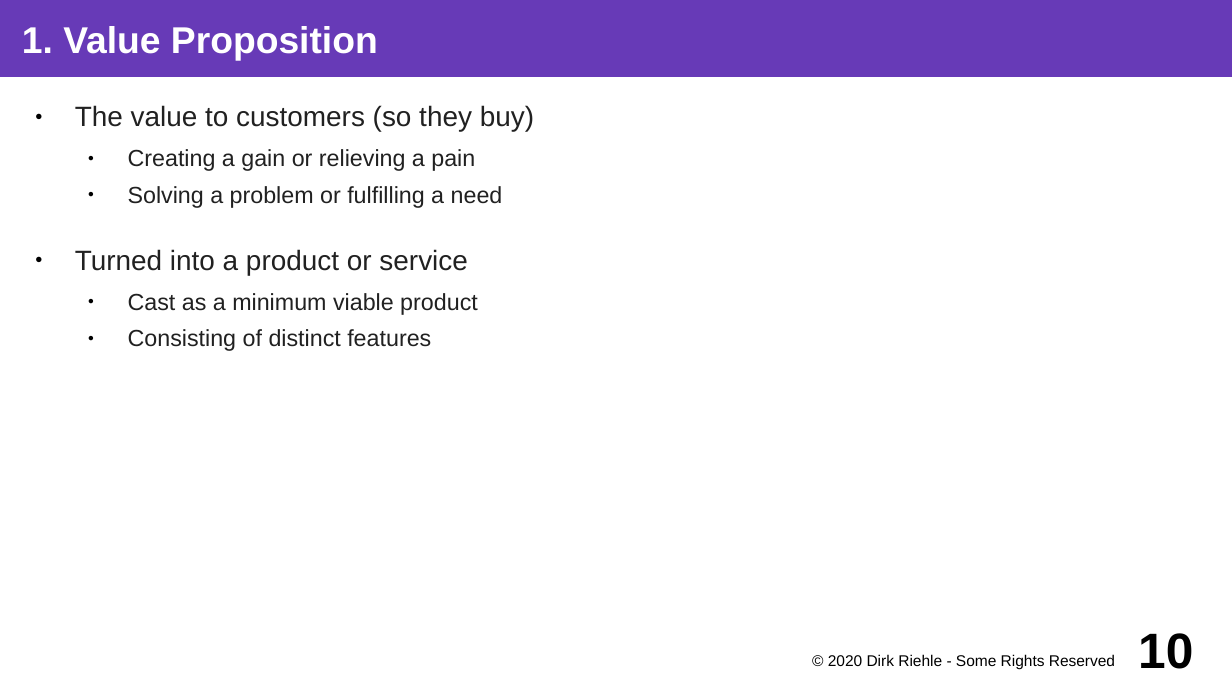
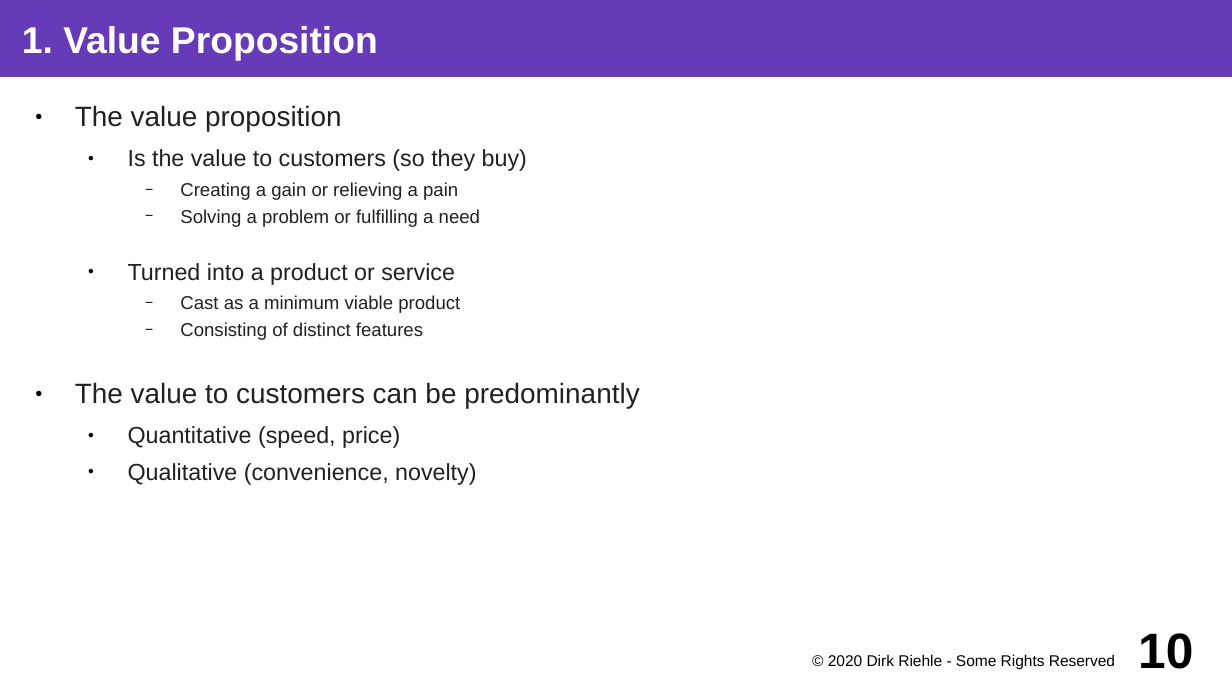
Before and after one commit to dirkriehle/coss-course, a slide deck: slide 10 of Lecture slides/COSS B04 - Business Models.odp. Drawn at 1232x693 pixels with LibreOffice and Linux fonts; fonts in the diff are those of the drawing. Boxes give left, top, right and bottom in pixels: in the first picture for what was removed or moved away, otherwise in the second. Text is boxed around its words. In the diff, an @@ line names an element or a change of style, - is before the commit and + after.

```diff
--- a/Lecture slides/COSS B04 - Business Models.odp
+++ b/Lecture slides/COSS B04 - Business Models.odp
@@ text at (75,105,527,171): text changed; size 18 to 15 pt @@
-● The value to customers (so they buy)
+● The value proposition
+  ● Is the value to customers (so they buy)
@@ text at (180,182,480,340): size 15 to 12 pt in "Creating a gain or relieving a pain", "Solving a problem or fulfilling a need", "Cast as a minimum viable product", "Consisting of distinct features"; size 18 to 15 pt in "Turned into a product or service"; bullet ● to −; list level 2 to 3 in "Creating a gain or relieving ..."; list level 2 to 3 in "Solving a problem or fulfilling ..."; list level 1 to 2 in "Turned into a product or ..."; list level 2 to 3 in "Cast as a minimum viable ..."; list level 2 to 3 in "Consisting of distinct features" @@
@@ text at (75,382,639,485): paragraphs added @@
+● The value to customers can be predominantly
+  ● Quantitative (speed, price)
+  ● Qualitative (convenience, novelty)
```
Also in this commit, not shown: 13 other slides changed, 22 slides added, 2 slides removed, 3 other files.
